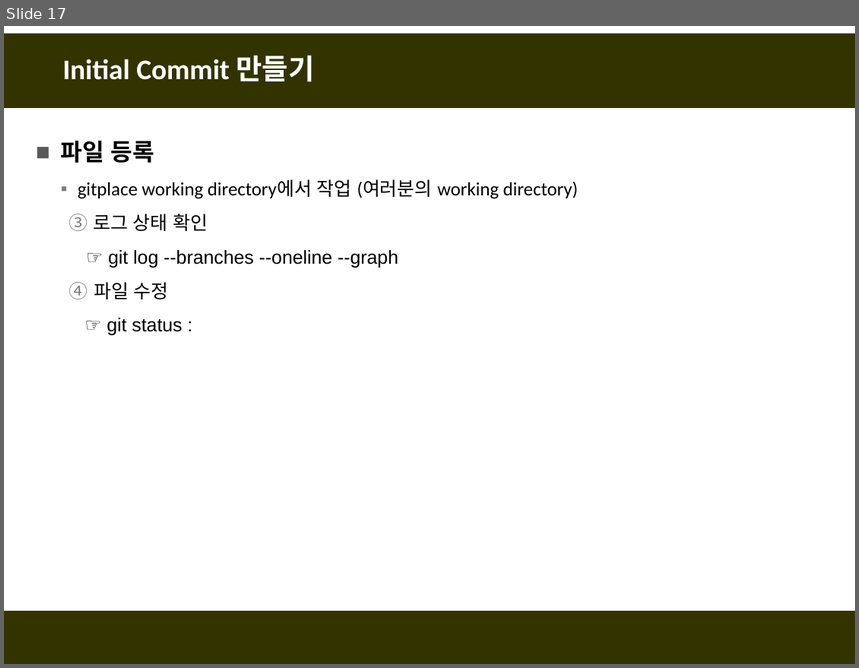
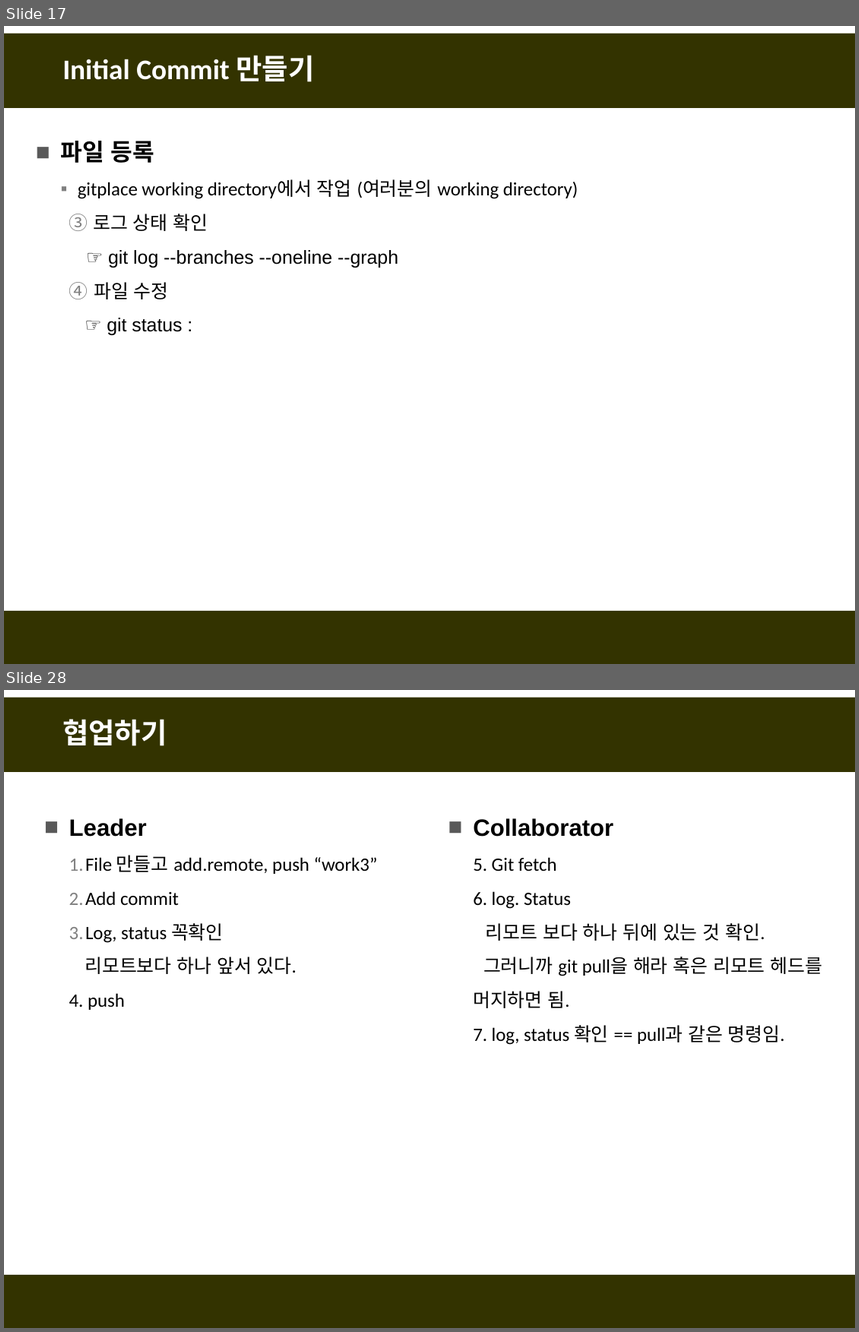
Before and after one commit to fasthill/github-lecture, a slide deck: git및github첫걸음.pptx. Shown one above the other, each under a label of ours: slide 17 before the commit, slides 17 and 28 after it; the slides between them are not shown. The pictures are 859x668 and 859x1332 pixels, drawn with LibreOffice and Linux fonts; fonts in the diff are those of the drawing. Boxes give left, top, right and bottom in pixels: in the first picture for what was removed or moved away, otherwise in the second. Text is boxed around its words. In the diff, an @@ line names an element or a change of style, - is before the commit and + after.

```diff
--- a/git및github첫걸음.pptx
+++ b/git및github첫걸음.pptx
@@ slide 28 added at [4,690,855,1328], background #FFFFFF; not listed: 2 template elements that a slide beside it also shows @@
@@ title added at [63,719,167,746], 24 pt, text #FFFFFF, bold @@
+협업하기
@@ text added at [69,818,378,1010], 16 pt, text #000000 @@
+■ Leader
+  1. File 만들고 add.remote, push “work3”
+  2. Add commit
+  3. Log, status 꼭확인
+  리모트보다 하나 앞서 있다.
+  4. push
@@ text added at [473,818,823,1045], 16 pt, text #000000 @@
+■ Collaborator
+  5. Git fetch
+  6. log. Status
+  리모트 보다 하나 뒤에 있는 것 확인.
+  그러니까 git pull을 해라 혹은 리모트 헤드를 머지하면 됨.
+  7. log, status 확인 == pull과 같은 명령임.
```
Also in this commit, not shown: 5 slides changed, 9 other slides added, 4 slides removed.
